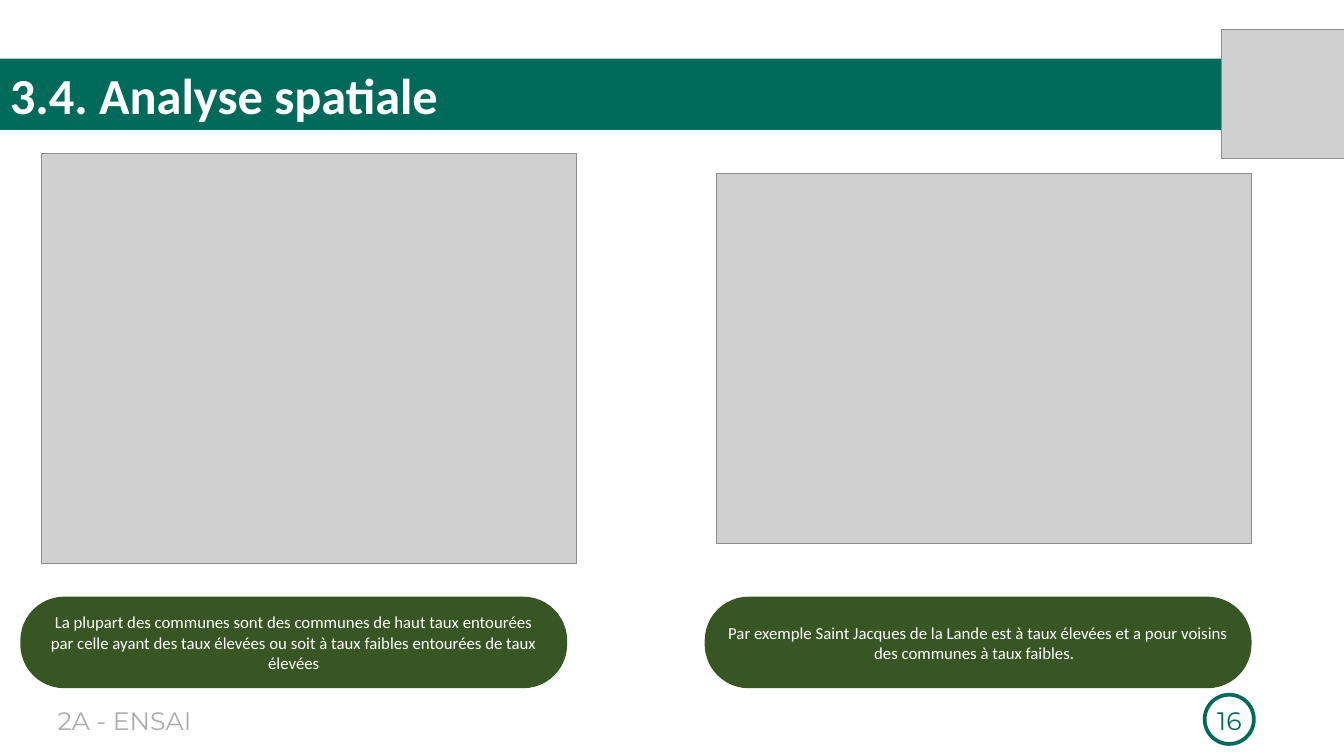
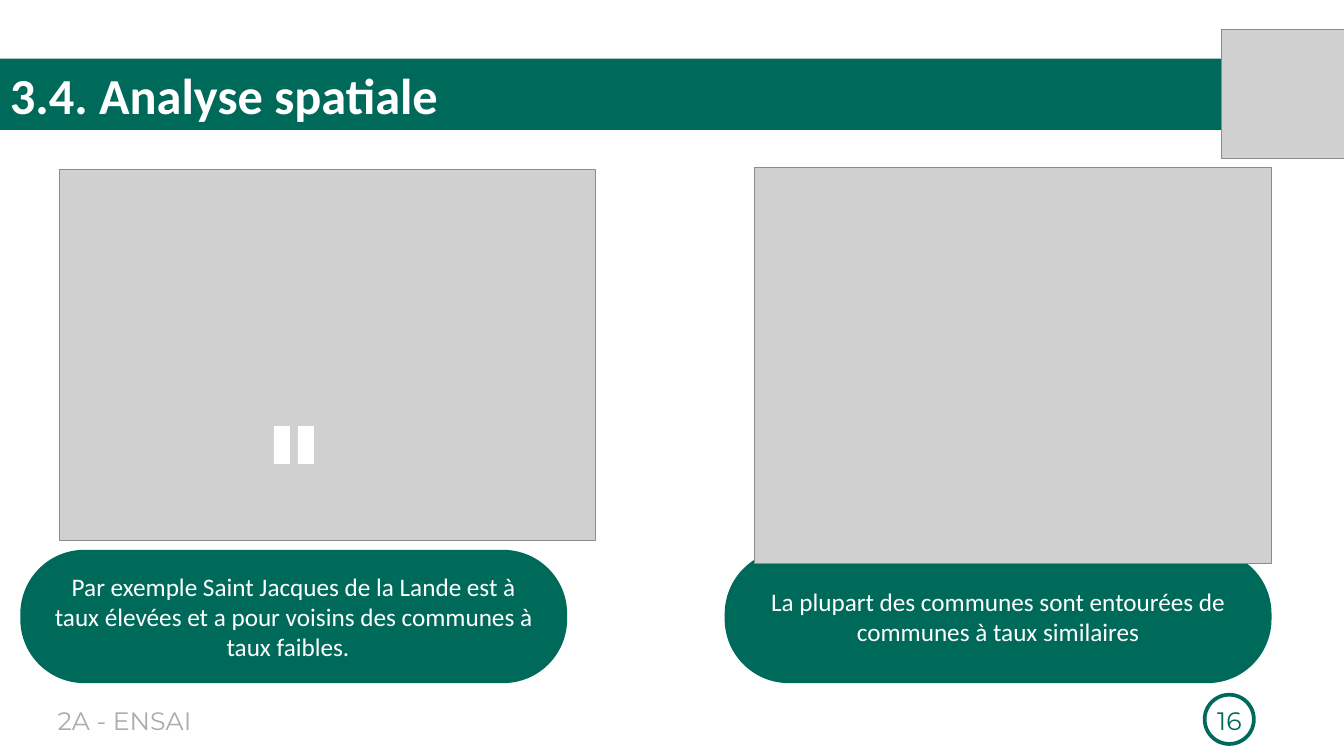
Before and after one commit to Richard-GOZAN/Projet-Stat-2A-Ensai, a slide deck: slide 16 of Présentation/Soutenance_Groupe25.pptx. Drawn at 1344x756 pixels with LibreOffice and Linux fonts; fonts in the diff are those of the drawing; grey boxes stand for pictures. Boxes give left, top, right and bottom in pixels: in the first picture for what was removed or moved away, otherwise in the second. Text is boxed around its words. In the diff, an @@ line names an element or a change of style, - is before the commit and + after.

```diff
--- a/Présentation/Soutenance_Groupe25.pptx
+++ b/Présentation/Soutenance_Groupe25.pptx
@@ picture removed at box(41, 153, 577, 564) @@
@@ picture: place and size @@
-picture at box(716, 173, 1251, 544)
+picture at box(60, 169, 596, 540)
@@ picture added at box(755, 167, 1272, 564) @@
@@ math equal added at box(260, 419, 328, 471), fill #FFFFFF @@
@@ rounded rectangle "Par exemple Saint Jacques de ...": place and size @@
-rounded rectangle "Par exemple Saint Jacques de ..." at box(705, 597, 1252, 689)
+rounded rectangle "Par exemple Saint Jacques de ..." at box(20, 549, 568, 683)
@@ rounded rectangle "Par exemple Saint Jacques de ..." at box(20, 549, 568, 683): size 12 to 18 pt; fill #385723 to #006A5A @@
@@ rounded rectangle "La plupart des communes sont ...": place and size @@
-rounded rectangle "La plupart des communes sont ..." at box(20, 597, 568, 689)
+rounded rectangle "La plupart des communes sont ..." at box(725, 549, 1272, 683)
@@ rounded rectangle "La plupart des communes sont ..." at box(725, 549, 1272, 683): fill #385723 to #006A5A @@
@@ text in rounded rectangle at box(771, 593, 1225, 642): text changed; size 12 to 18 pt @@
-La plupart des communes sont des communes de haut taux entourées par celle ayant des taux élevées ou soit à taux faibles entourées de taux élevées
+La plupart des communes sont entourées de communes à taux similaires
```
Also in this commit, not shown: 6 other slides changed.
